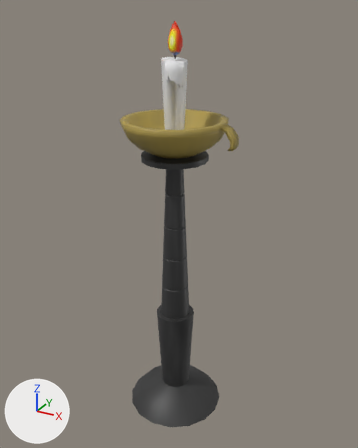
The OBJ model project/Resources/Assets/models/candlestickR/candlestickR.obj as it was, and as the next commit left it.
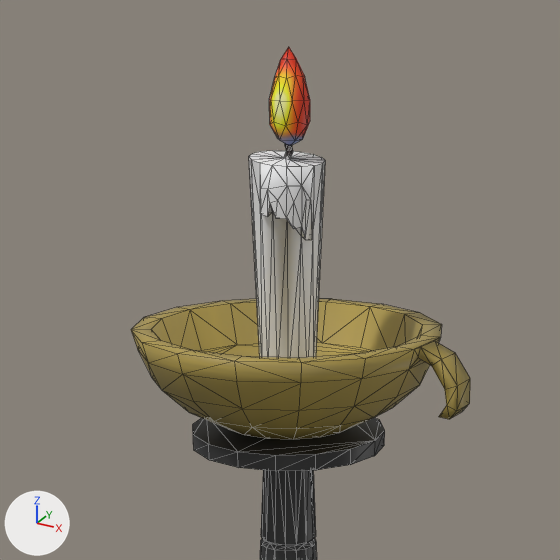
Each version appears first whole from a 50 mm camera at (2.02, -3.6, 3.79) aimed at (0.02, 0.04, 1.97), and next in a close-up on the part from 21% to 75% of the width and 1% to 45% of the height. The axes (+X, +Y, +Z) are drawn at lower left. The lights are the same throughout. The first two pictures are the older version. The close-ups show mesh edges as thin lines. Where no turn or scale is listed for an object, it has been applied to the vertices.

The scene before the commit, as lines of its bpy script (objects in view):
```python
me_円柱 = bpy.data.meshes.new('円柱')
me_円柱.from_pydata(...)  # 585 vertices, 1154 faces; spans x -0.47..0.56, y -0.47..0.47, z 0.01..3.69
# faces by material slot: [636, 146, 80, 292]
me_円柱.materials.append(mat_マテリアル)  # picture img_candlestick_png
me_円柱.materials.append(mat_マテリアル_002)  # picture img_candle_png
me_円柱.materials.append(mat_マテリアル_003)  # picture img_candlefire_png
me_円柱.materials.append(mat_マテリアル_001)  # picture img_candlestickcup_png
ob_円柱 = bpy.data.objects.new('円柱', me_円柱)
ob_円柱.location = (0.0, 0.0, 0.0)
```
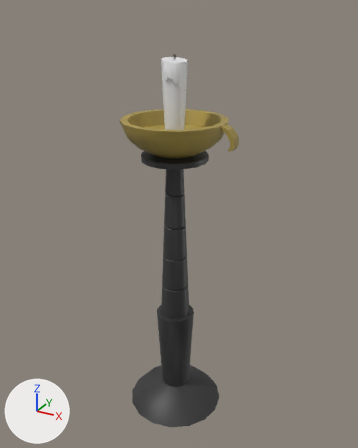
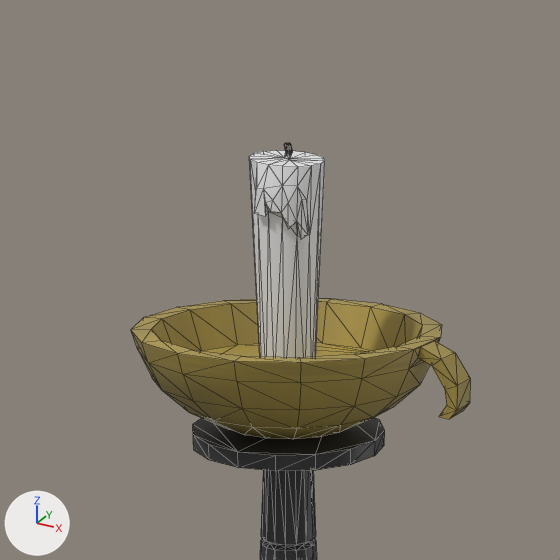
Pixel boxes [x1, y1, x2, y2] of what changed, in the close-ups (560 x 560 px; the box of a moved part takes in the faces that stretch with it):
'円柱', reshaped: before [131, 47, 470, 560]; after [131, 143, 470, 560]
part 1 of me_円柱, deleted: before [269, 47, 310, 146]
part 2 of me_円柱, moved or reshaped: before [131, 147, 457, 467]; after [131, 143, 457, 467]

The change, as a list of edits to the scene's bpy script:
```text
Change me_円柱:
    used by ob_円柱; location = (0.0, 0.0, 0.0)
    remove me_円柱.from_pydata(...)  # 585 vertices, 1154 faces; spans x -0.47..0.56, y -0.47..0.47, z 0.01..3.69
    add me_円柱.from_pydata(...)  # 543 vertices, 1074 faces; spans x -0.47..0.56, y -0.47..0.47, z 0.01..3.45
    me_円柱 part 1: the loose piece of 42 vertices spanning x -0.04..0.07, y -0.07..0.04, z 3.44..3.69 is deleted
    me_円柱 part 2
    27 vertices are removed from x -0.08..0.1, y -0.12..0.08, z 2.79..3.4
    207 faces are deleted
    5 vertices in x -0.08..0.05, y 0.06..0.11, z 2.79..3.42 move by (0.01, 0.0, 0.0)
    5 vertices in x -0.05..0.01, y -0.12..-0.06, z 2.79..3.4 move by (-0.01, 0.0, 0.0)
    18 vertices move from x -0.11..0.11, y -0.12..0.09, z 2.79..3.42 to x -0.11..0.11, y -0.12..0.1, z 2.79..3.42
    27 vertices are added at x -0.08..0.1, y -0.12..0.08, z 2.79..3.4
    92 new faces join them, mat_マテリアル_001 (picture img_candlestickcup_png)
    21 new faces join them, mat_マテリアル (picture img_candlestick_png)
    94 new faces join them, mat_マテリアル_002 (picture img_candle_png)
    other edits to the shape of me_円柱 do not show in these pictures
    remove me_円柱.materials.append(mat_マテリアル_003)  # picture img_candlefire_png
```
